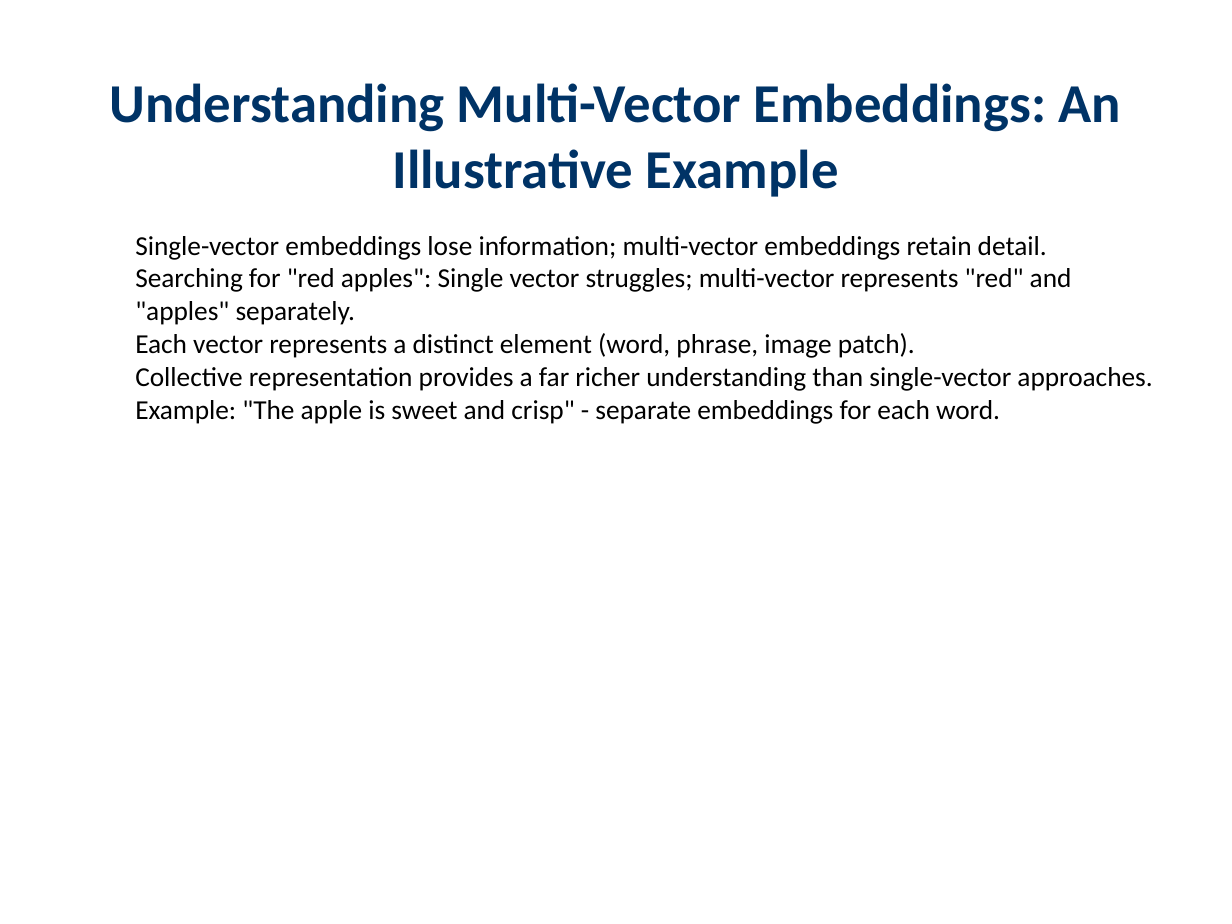
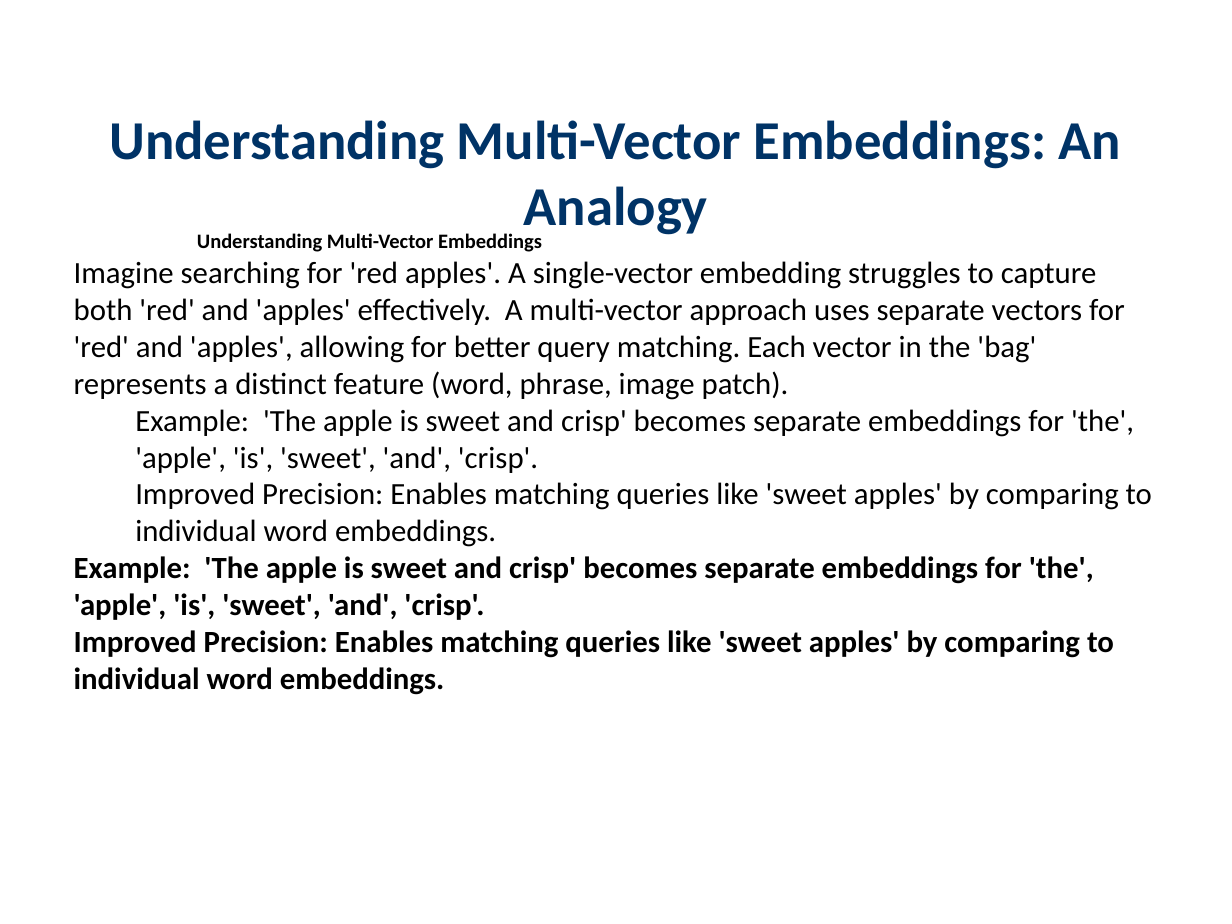
Before and after one commit to haadirakhangi/Edunexus, a slide deck: slide 2 of server-side/server/teacher/downloaded-presentations/Large Language Models/Colbert.pptx. Drawn at 1232x924 pixels with LibreOffice and Linux fonts; fonts in the diff are those of the drawing. Boxes give left, top, right and bottom in pixels: in the first picture for what was removed or moved away, otherwise in the second. Text is boxed around its words. In the diff, an @@ line names an element or a change of style, - is before the commit and + after.

```diff
--- a/server-side/server/teacher/downloaded-presentations/Large Language Models/Colbert.pptx
+++ b/server-side/server/teacher/downloaded-presentations/Large Language Models/Colbert.pptx
@@ text at bbox=[109, 120, 1122, 235]: text changed @@
-Understanding Multi-Vector Embeddings: An Illustrative Example
+Understanding Multi-Vector Embeddings: An Analogy
@@ text at bbox=[74, 233, 1152, 695]: text changed; size 16 to 18 pt @@
-  Single-vector embeddings lose information; multi-vector embeddings retain detail.
-  Searching for "red apples": Single vector struggles; multi-vector represents "red" and "apples" separately.
-  Each vector represents a distinct element (word, phrase, image patch).
-  Collective representation provides a far richer understanding than single-vector approaches.
-  Example: "The apple is sweet and crisp" - separate embeddings for each word.
+    Understanding Multi-Vector Embeddings
+Imagine searching for 'red apples'. A single-vector embedding struggles to capture both 'red' and 'apples' effectively. A multi-vector approach uses separate vectors for 'red' and 'apples', allowing for better query matching. Each vector in the 'bag' represents a distinct feature (word, phrase, image patch).
+  Example: 'The apple is sweet and crisp' becomes separate embeddings for 'the', 'apple', 'is', 'sweet', 'and', 'crisp'.
+  Improved Precision: Enables matching queries like 'sweet apples' by comparing to individual word embeddings.
+Example: 'The apple is sweet and crisp' becomes separate embeddings for 'the', 'apple', 'is', 'sweet', 'and', 'crisp'.
+Improved Precision: Enables matching queries like 'sweet apples' by comparing to individual word embeddings.
```
Also in this commit, not shown: 7 other slides changed, 5 slides added, 15 slides removed, 4 other files.
